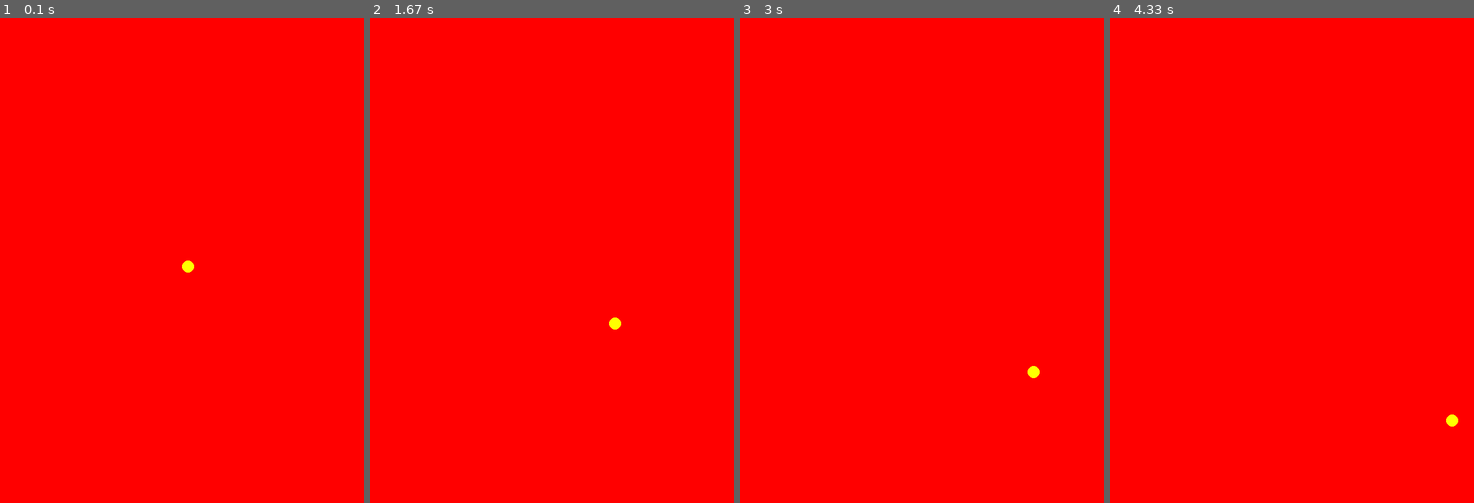
Above: before the commit, frames 1-4 (left to right).
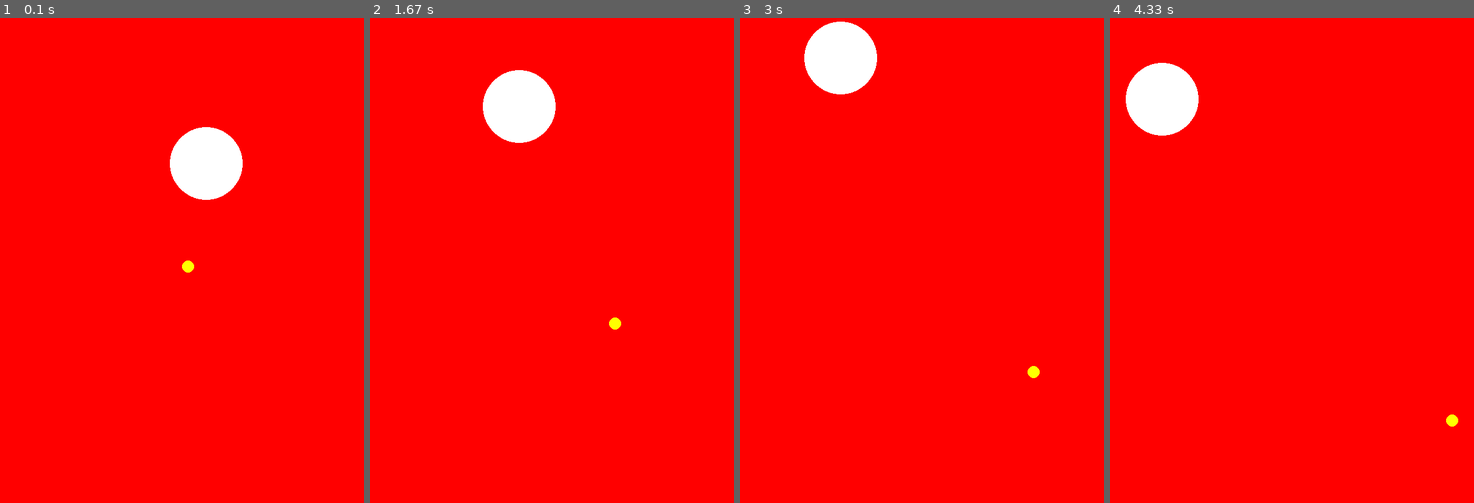
Above: after the commit, the same moments.

Repository: cris0k/juegos_pygame
Game: pygame game, started from game.py
Two runs of this game, one before a commit and one after it. Both use one fixed random seed, a clock stepped at 60 frames per second and the inputs below.
Inputs:
- Up to frame 1 (0.1 s): no input
- Up to frame 2 (1.67 s): no input
- Up to frame 3 (3 s): no input
- Up to frame 4 (4.33 s): no input

The runs differ from the first frame. In frame 1, 2.3% of the frame differs, in the area x 46-67%, y 22-38%; in frame 2, 2.3%; in frame 3, 2.3%; in frame 4, 2.3%.

Commit message:
Bola extra + definicion de padre

Diff:
--- a/game.py
+++ b/game.py
@@ -1,57 +1,76 @@
+from curses import BUTTON1_RELEASED
 import pygame as pg
+import random
 pg.init()
 
-class Ball:
-    def __init__(self, x, y, color = (255,255,255), radio= 10): #Atributos por defecto. Si mas tarde no lo definimos,estos seran los atributos
+class Bola:
+    def __init__(self, padre, x, y, color = (255, 255, 255), radio = 10):
         self.x = x
         self.y = y
         self.color = color
         self.radio = radio
-        self.vx = 1 #velocidad x hacia donde va a ir
-        self.vy = 1 #velocidad y hacia donde va a ir
+        self.vx = 1
+        self.vy = 1
+        self.padre = padre
 
-    def move(self, right_limit, inferior_limit):
+
+    def mover(self):
         self.x += self.vx
         self.y += self.vy
 
+        if self.x <= self.radio or self.x >= self.padre.get_width() - self.radio:
+            self.vx *= -1
 
-        if self.x <= self.radio or self.x >=right_limit - self.radio:
-            self.vx *= -1
-            #if self.radio >= self.x >= right_limit - self.radio:  esto es lo mismo que lo de arriba
+        #if self.radio >= self.x >= limDer - self.radio:
 
-        if self.y <= self.radio or self.y >= inferior_limit - self.radio:
+        if self.y <= self.radio or self.y >= self.padre.get_height() - self.radio:
             self.vy *= -1
 
-    def draw (self, surface): # Paint the circle
-        pg.draw.circle(surface, self.color,(self.x, self.y), self.radio)
-
+    def dibujar(self):
+        pg.draw.circle(self.padre, self.color, (self.x, self.y), self.radio)
 
 class Game:
-    def __init__(self, width=600, height=800):
-        self.screen = pg.display.set_mode((width, height))
-        self.ball = Ball(width // 2, height // 2, (255, 255,0)) # Division entera de la posicion(sin decimales) + cambio de color de bola
+    def __init__(self, ancho=600, alto=800):
+        self.pantalla = pg.display.set_mode((ancho, alto))
+        self.bola = Bola(self.pantalla, ancho // 2, alto // 2, (255, 255, 0))
+        self.bolas = []
+        """
+        for i... random de numero de bolas:
+            self.bolas.append(nueva_bola)
+            diferentes colores
+            diferentes tamaños
+            diferentes velocidades
+        """
 
-    def main_loop(self):
+        self.bola1 = Bola(self.pantalla, 350, 250, radio=60)
+        self.bola1.vx = -1
+        self.bola1.vy = -1
+
+    def bucle_ppal(self):
         game_over = False
 
         while not game_over:
-            events = pg.event.get()
 
-            for event in events:
-                if event.type == pg.QUIT:
+            eventos = pg.event.get()
+            for evento in eventos:
+                if evento.type == pg.QUIT:
                     game_over = True
 
-            self.ball.move(self.screen.get_width(), self.screen.get_height()) #get width y get height esta predefinido por pygame
-            self.screen.fill((255, 0, 0))
-            self.ball.draw(self.screen)
-
+            #mover todas las bolas
+            self.bola.mover()
+            self.bola1.mover()
+            self.pantalla.fill((255, 0, 0))
+            #dibujar todas las bolas
+            self.bola.dibujar()
+            self.bola1.dibujar()
 
             pg.display.flip()
 
-if __name__== '__main__':
+
+if __name__ == '__main__':
     pg.init()
 
-    game = Game() # crea el juego
-    game.main_loop() # hace funcionar el juego
+    game = Game()
+    game.bucle_ppal()
 
     pg.quit()
